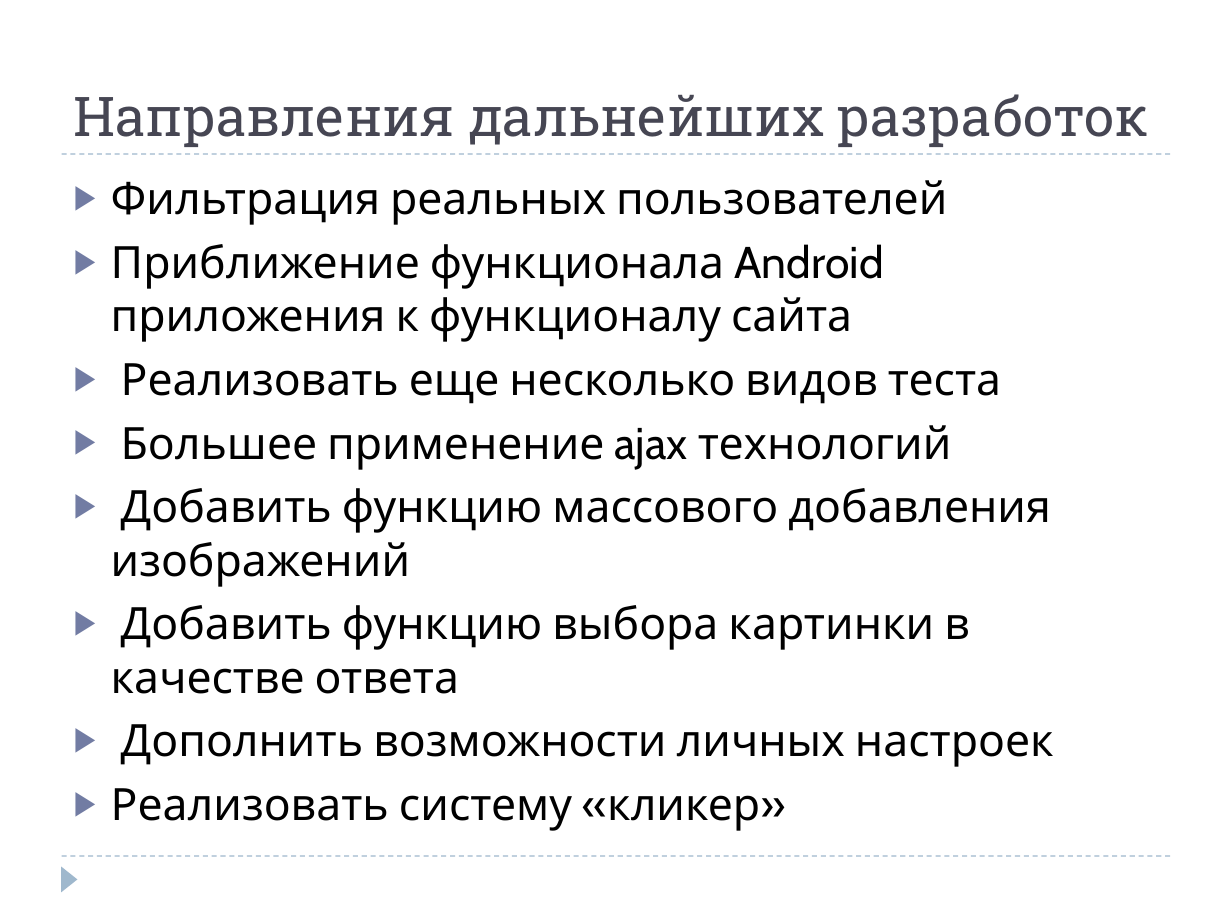
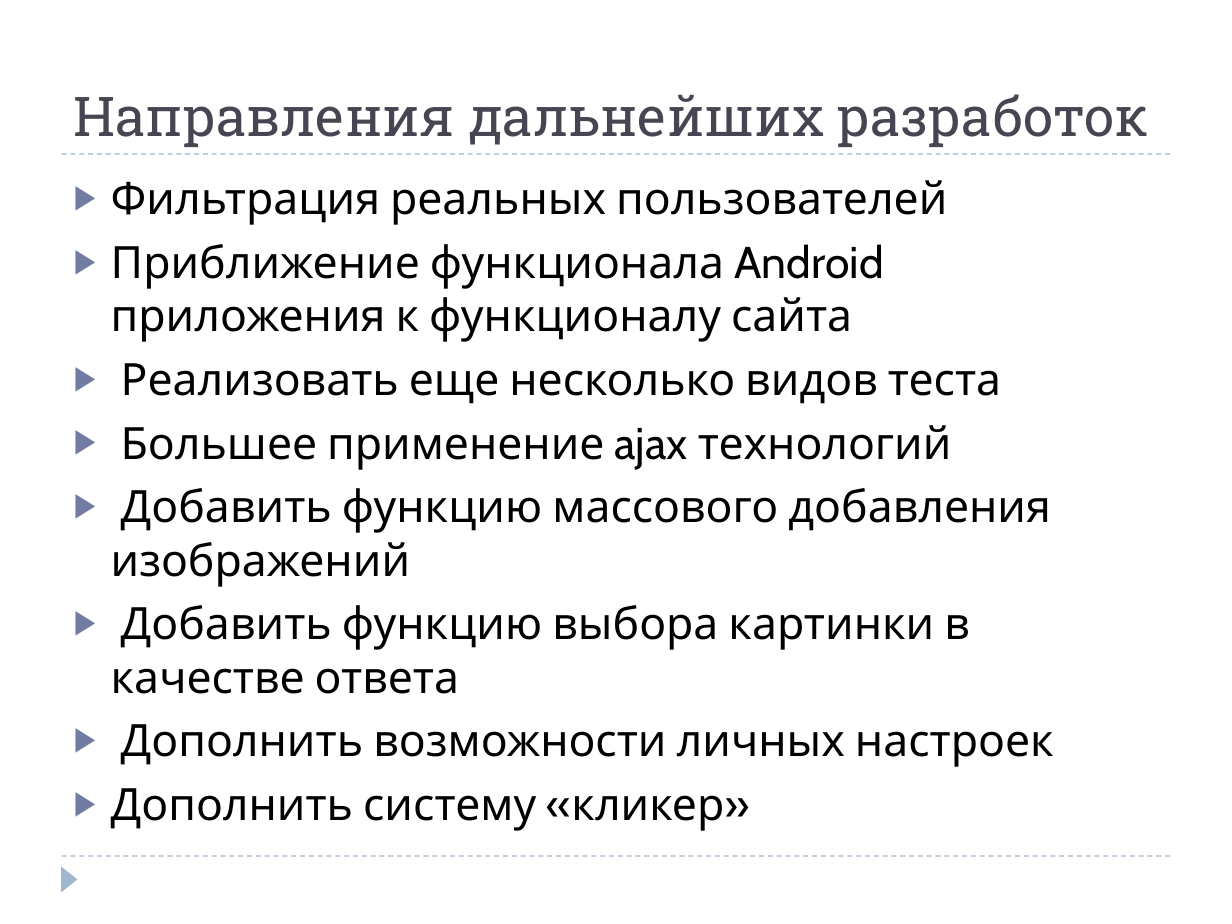
Before and after one commit to mikkksa/helix-test, a slide deck: slide 10 of Documents/Universalnaya_sistema_testirovania_v_web_i_na.pptx (slide 11 before the commit). Drawn at 1232x924 pixels with LibreOffice and Linux fonts; fonts in the diff are those of the drawing. Boxes give left, top, right and bottom in pixels: in the first picture for what was removed or moved away, otherwise in the second. Text is boxed around its words. In the diff, an @@ line names an element or a change of style, - is before the commit and + after.

```diff
--- a/Documents/Universalnaya_sistema_testirovania_v_web_i_na.pptx
+++ b/Documents/Universalnaya_sistema_testirovania_v_web_i_na.pptx
@@ text at (111, 788, 724, 831): text changed @@
-▶ Реализовать систему «кликер»
+▶ Дополнить систему «кликер»
```
Also in this commit, not shown: 4 other slides changed, 1 slide removed, 1 other file.
